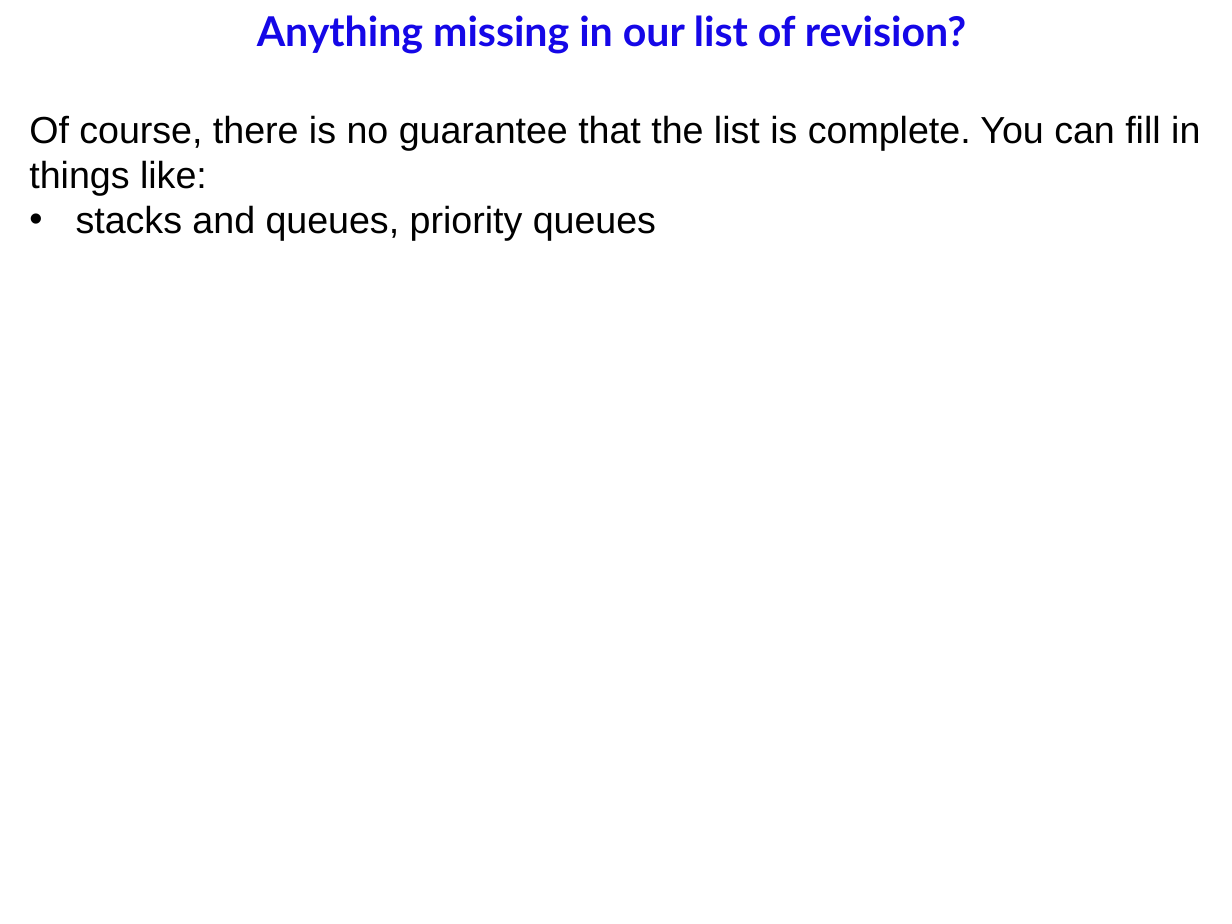
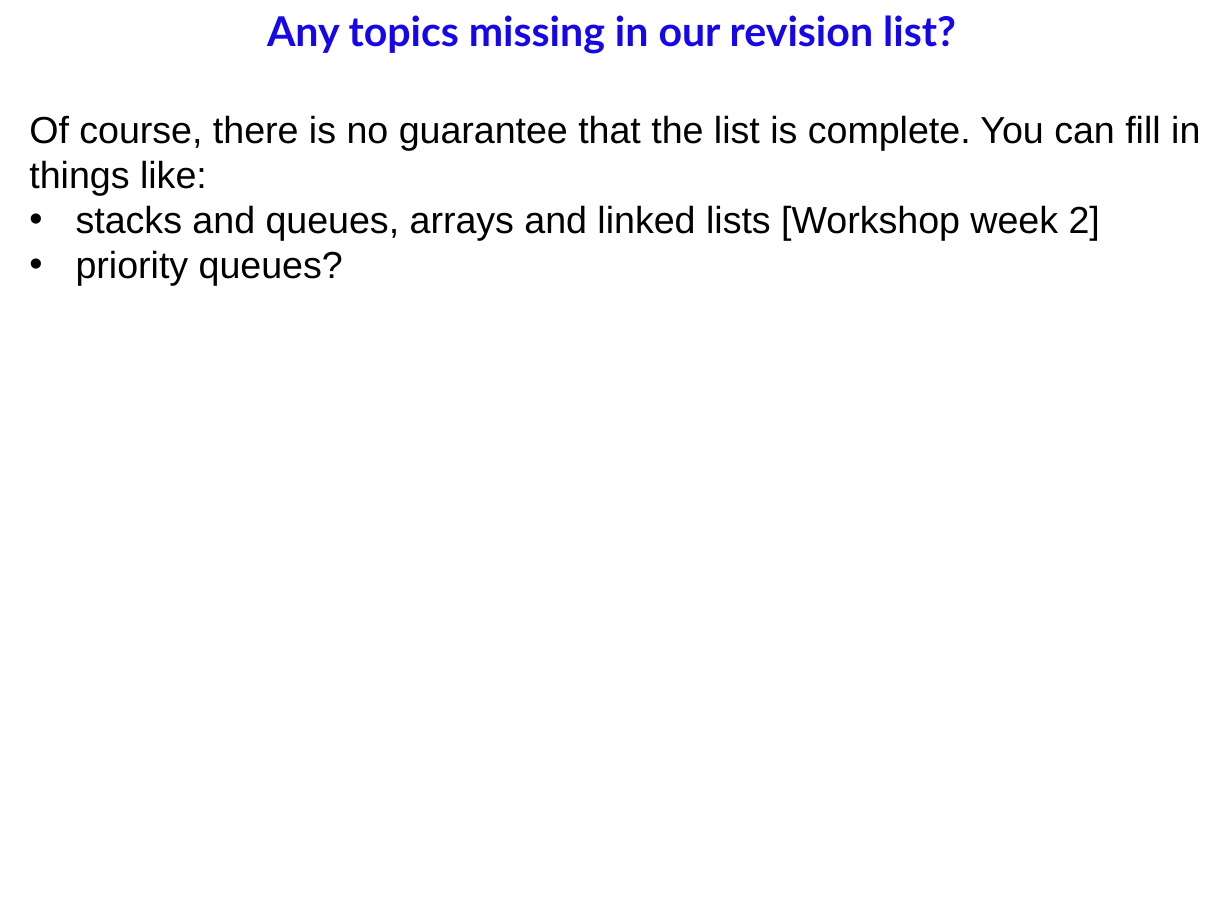
Before and after one commit to anhvir/c207, a slide deck: slide 19 of ws10.pptx. Drawn at 1232x924 pixels with LibreOffice and Linux fonts; fonts in the diff are those of the drawing; background and template pictures are left out. Boxes give left, top, right and bottom in pixels: in the first picture for what was removed or moved away, otherwise in the second. Text is boxed around its words. In the diff, an @@ line names an element or a change of style, - is before the commit and + after.

Commit message:
Week 10 Version 2

```diff
--- a/ws10.pptx
+++ b/ws10.pptx
@@ title at [267, 15, 956, 54]: text changed @@
-Anything missing in our list of revision?
+Any topics missing in our revision list?
@@ text at [76, 205, 1100, 286]: text changed @@
-• stacks and queues, priority queues
+• stacks and queues, arrays and linked lists [Workshop week 2]
+• priority queues?
```
Also in this commit, not shown: 18 other slides changed, 1 other file.
